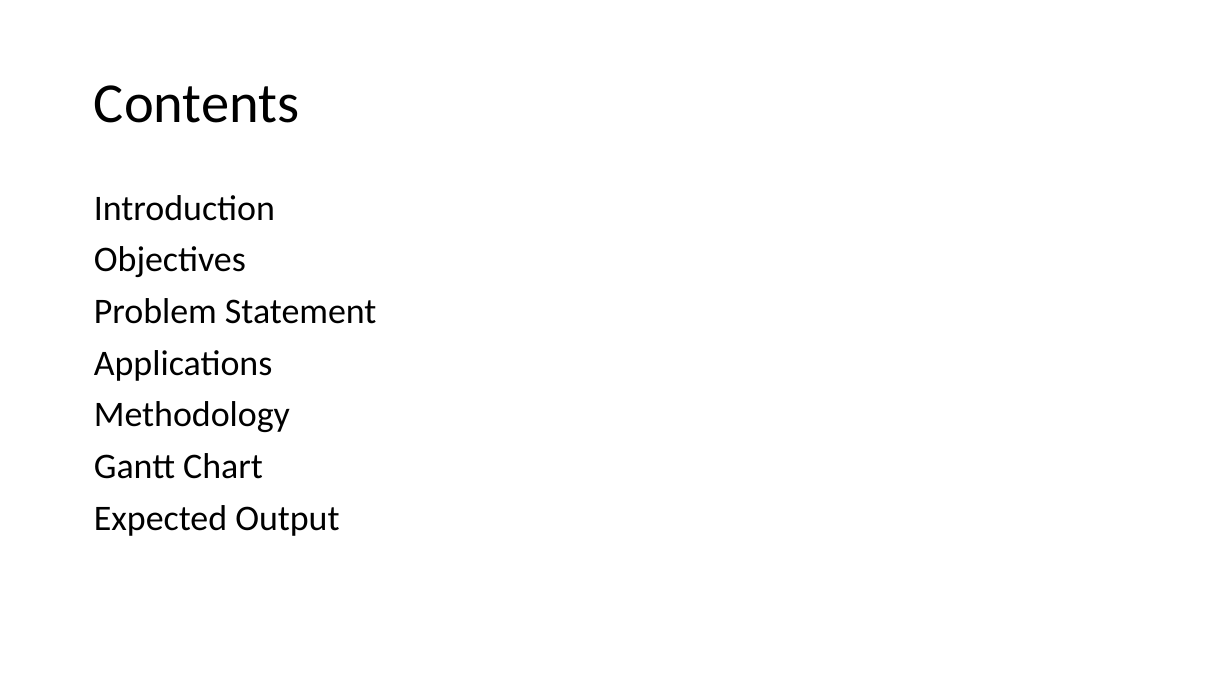
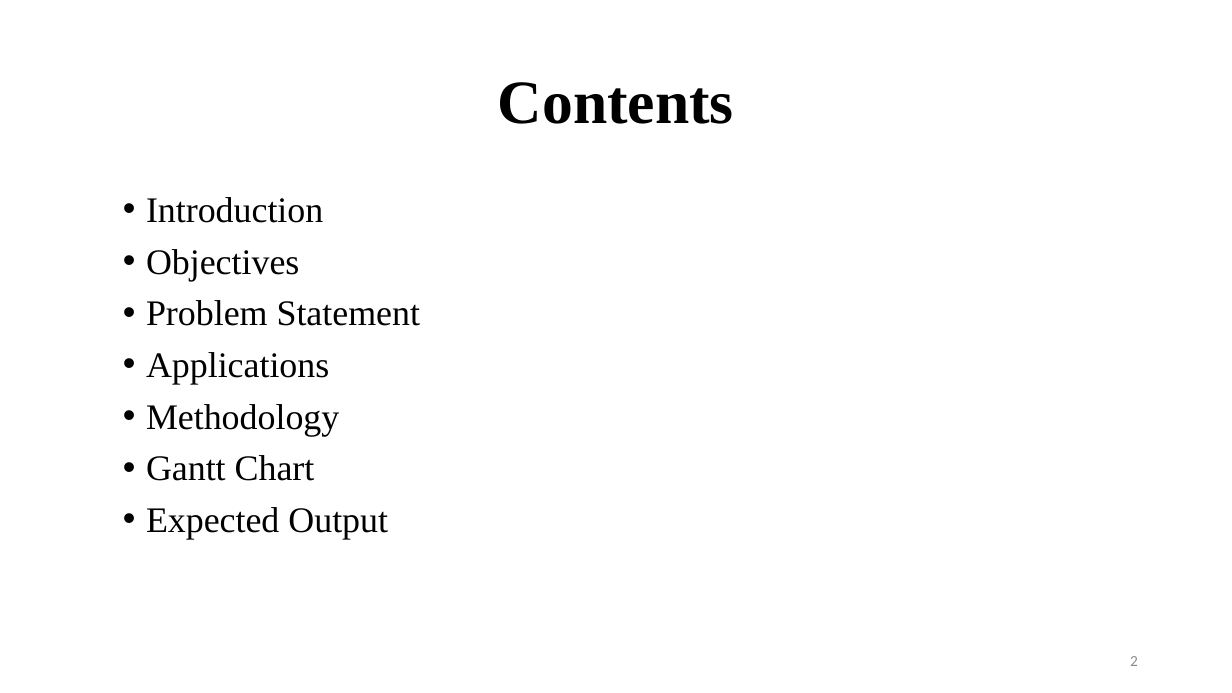
Before and after one commit to BipinGodar/ProjectReport, a slide deck: slide 2 of Smart Gloves using Flex Sensor.pptx. Drawn at 1232x693 pixels with LibreOffice and Linux fonts; fonts in the diff are those of the drawing. Boxes give left, top, right and bottom in pixels: in the first picture for what was removed or moved away, otherwise in the second. Text is boxed around its words. In the diff, an @@ line names an element or a change of style, - is before the commit and + after.

```diff
--- a/Smart Gloves using Flex Sensor.pptx
+++ b/Smart Gloves using Flex Sensor.pptx
@@ title "Contents" at (x1=498, y1=82, x2=734, y2=124): size 44 to 48 pt, font Calibri to Times New Roman, bold on; alignment left to centre @@
@@ text "Introduction" moved from (x1=94, y1=195, x2=376, y2=536) to (x1=146, y1=197, x2=420, y2=539) @@
@@ text "Introduction" at (x1=146, y1=197, x2=420, y2=539): font Calibri to Times New Roman; bullet none to • @@
@@ page number added at (x1=1130, y1=656, x2=1138, y2=666), 12 pt, text #8C8C8C @@
+2
```
Also in this commit, not shown: 11 other slides changed, 9 slides added, 5 slides removed, 3 other files.
